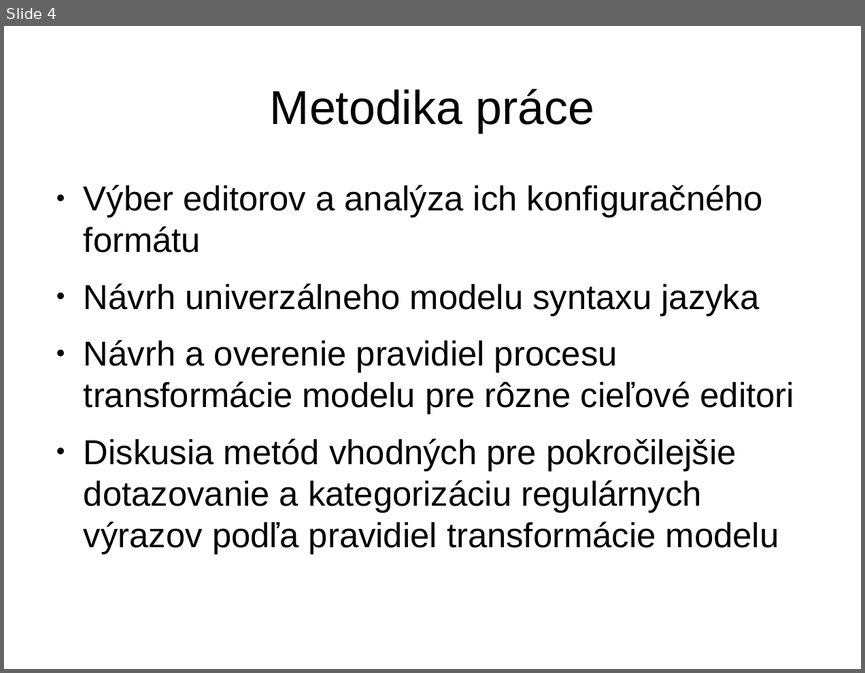
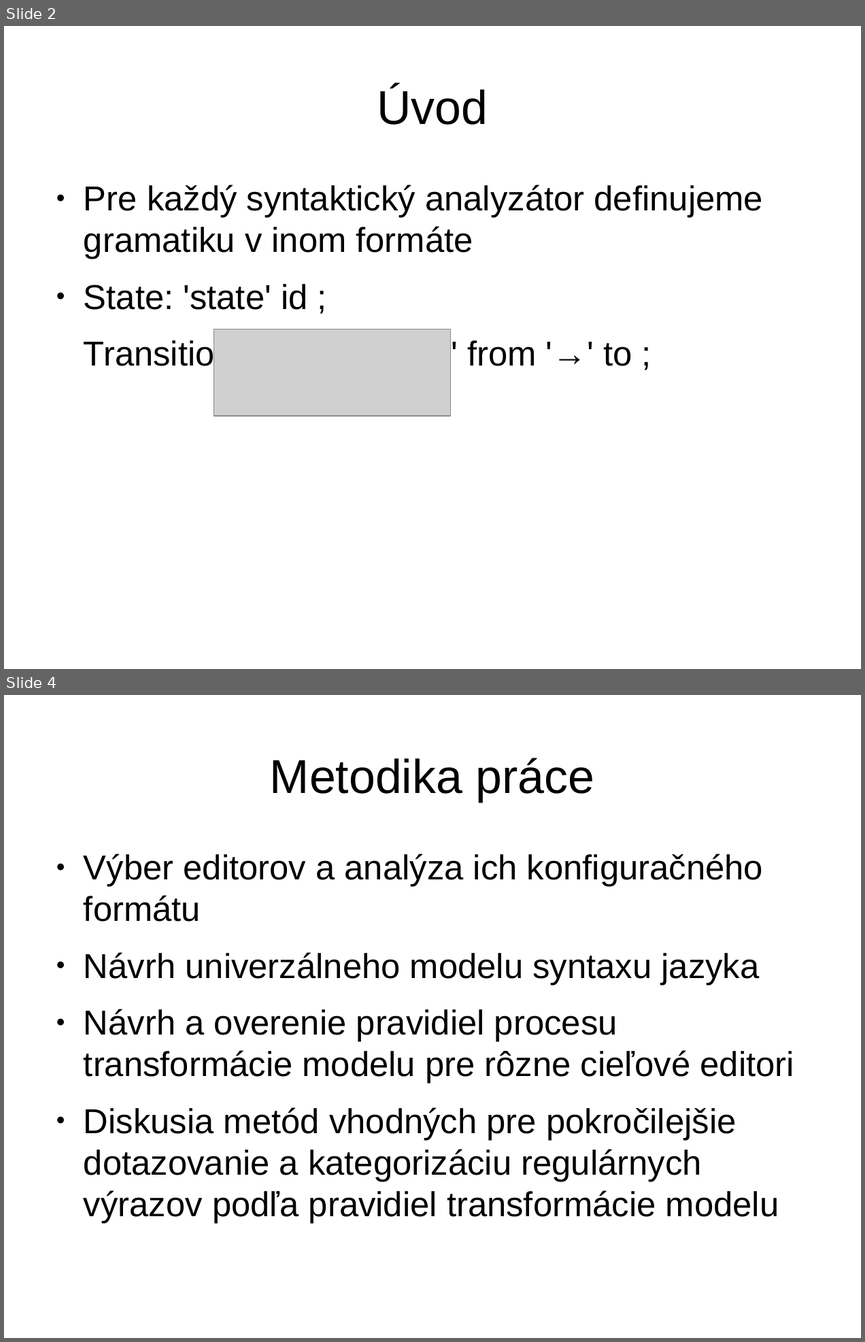
Before and after one commit to yin/syntaxer, a slide deck: obhajoba/bc2014-obhajoba15-prezentacia.odp. Shown one above the other, each under a label of ours: slide 4 before the commit, slides 2 and 4 after it; the slides between them are not shown. The pictures are 865x673 and 865x1342 pixels, drawn with LibreOffice and Linux fonts; fonts in the diff are those of the drawing; grey boxes stand for pictures. Boxes give left, top, right and bottom in pixels: in the first picture for what was removed or moved away, otherwise in the second. Text is boxed around its words. In the diff, an @@ line names an element or a change of style, - is before the commit and + after.

```diff
--- a/obhajoba/bc2014-obhajoba15-prezentacia.odp
+++ b/obhajoba/bc2014-obhajoba15-prezentacia.odp
@@ slide 2 added at (x1=4, y1=26, x2=861, y2=669), background #FFFFFF @@
@@ title added at (x1=377, y1=86, x2=487, y2=125), 44 pt, text #000000 @@
+Úvod
@@ text added at (x1=84, y1=184, x2=763, y2=373), 32 pt, text #000000 @@
+● Pre každý syntaktický analyzátor definujeme gramatiku v inom formáte
+● State: 'state' id ;
+Transition: 'trans' label ':' from '→' to ;
@@ picture added at (x1=214, y1=329, x2=450, y2=416) @@
```
Also in this commit, not shown: 2 slides changed, 1 slide removed, 12 other files.
